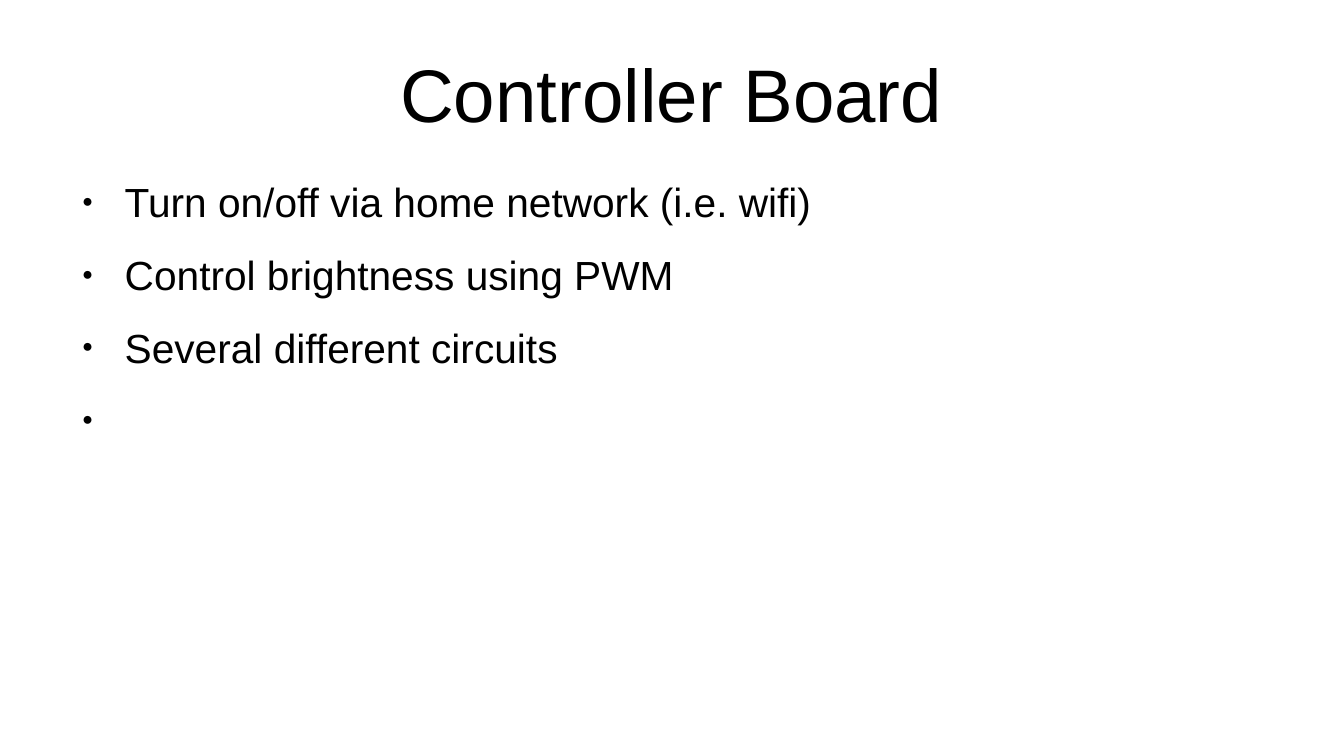
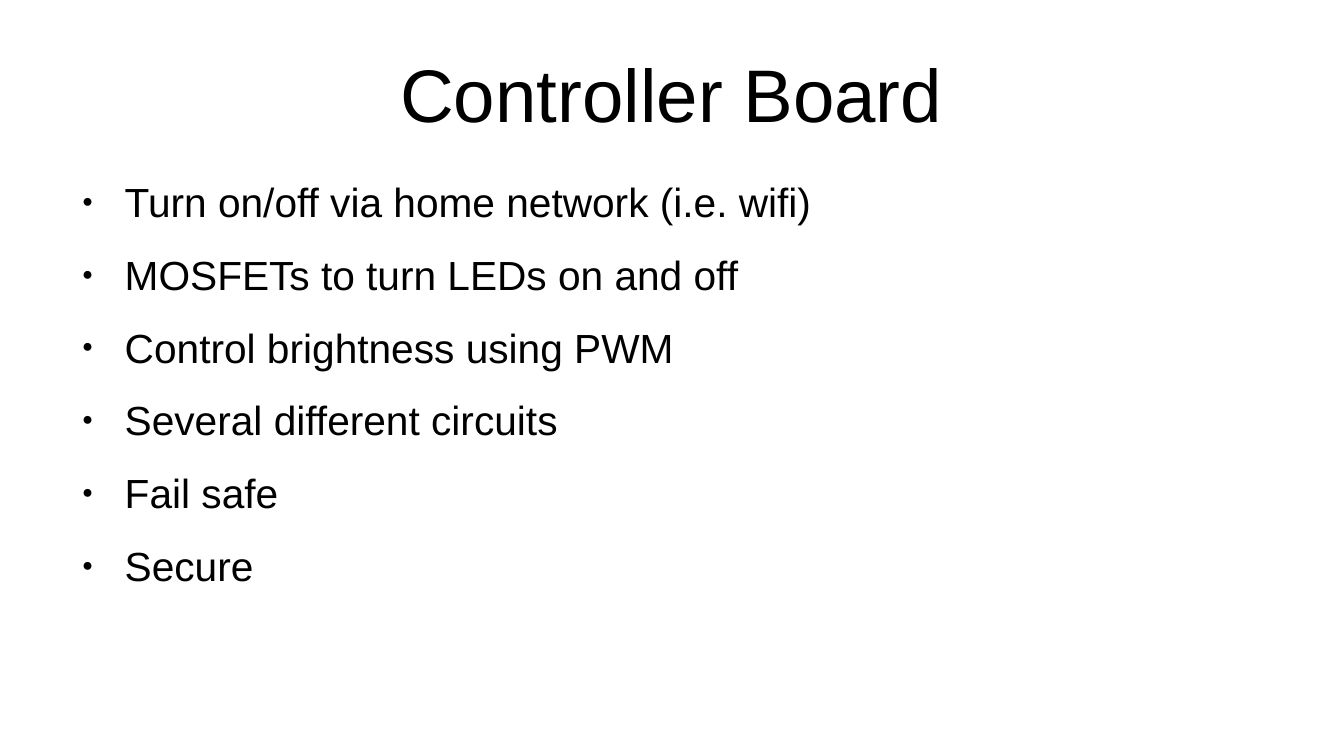
Before and after one commit to codewrite/COBHouseLights, a slide deck: slide 5 of doc/Presentation.pptx. Drawn at 1344x756 pixels with LibreOffice and Linux fonts; fonts in the diff are those of the drawing. Boxes give left, top, right and bottom in pixels: in the first picture for what was removed or moved away, otherwise in the second. Text is boxed around its words. In the diff, an @@ line names an element or a change of style, - is before the commit and + after.

Commit message:
Update presentation

```diff
--- a/doc/Presentation.pptx
+++ b/doc/Presentation.pptx
@@ text at <box>125,260,738,291</box>: paragraph added @@
+● MOSFETs to turn LEDs on and off
@@ text at <box>125,478,278,582</box>: paragraphs added @@
+● Fail safe
+● Secure
```
Also in this commit, not shown: 1 other slide changed, 1 slide added, 1 slide removed, 1 other file.
